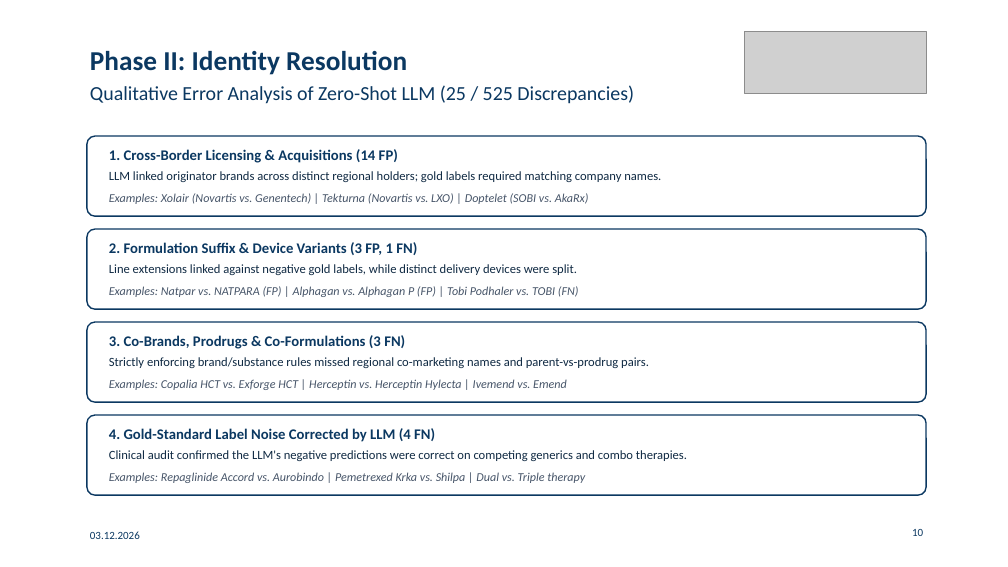
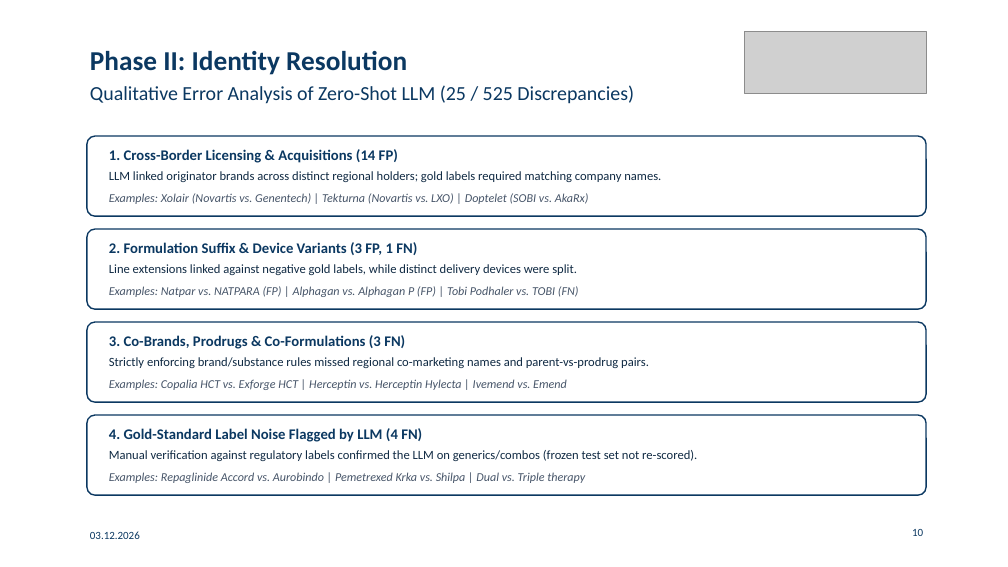
Before and after one commit to gabegagster/wdi-drug-integration, a slide deck: slide 10 of docs/presentation/wdi_drug_integration_presentation.pptx. Drawn at 1008x567 pixels with LibreOffice and Linux fonts; fonts in the diff are those of the drawing; grey boxes stand for pictures. Boxes give left, top, right and bottom in pixels: in the first picture for what was removed or moved away, otherwise in the second. Text is boxed around its words. In the diff, an @@ line names an element or a change of style, - is before the commit and + after.

```diff
--- a/docs/presentation/wdi_drug_integration_presentation.pptx
+++ b/docs/presentation/wdi_drug_integration_presentation.pptx
@@ text at bbox=[109, 428, 422, 442]: text changed @@
-4. Gold-Standard Label Noise Corrected by LLM (4 FN)
+4. Gold-Standard Label Noise Flagged by LLM (4 FN)
@@ text at bbox=[109, 450, 697, 461]: text changed @@
-Clinical audit confirmed the LLM's negative predictions were correct on competing generics and combo therapies.
+Manual verification against regulatory labels confirmed the LLM on generics/combos (frozen test set not re-scored).
```
Also in this commit, not shown: 2 other slides changed, 4 other files.
